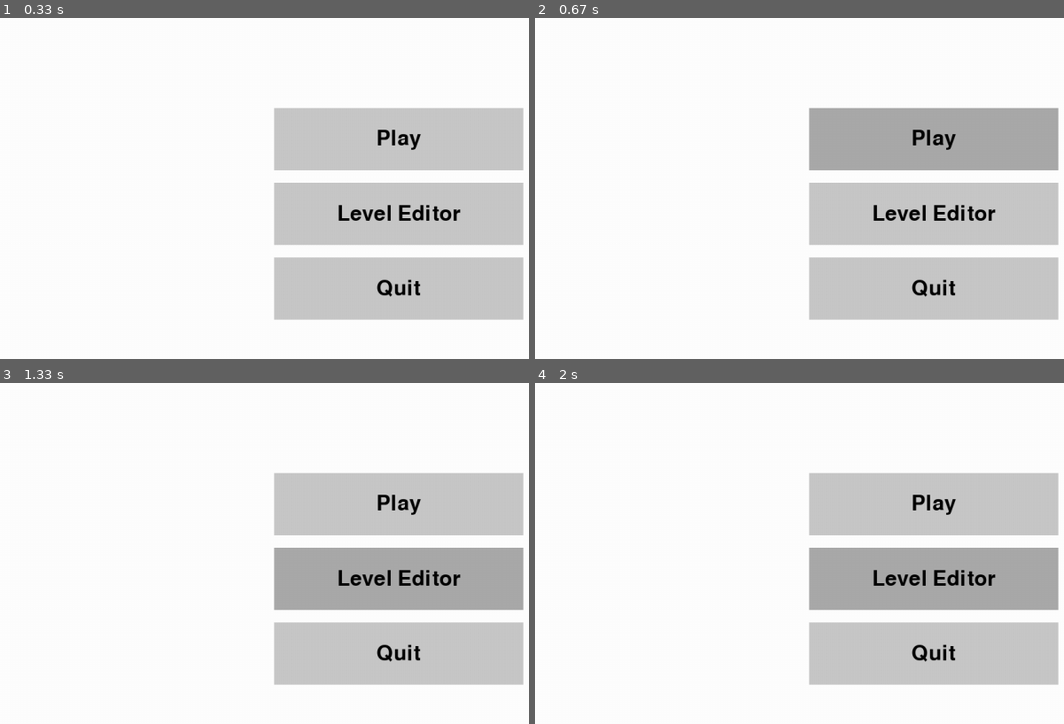
Above: before the commit, frames 1-4 (two rows, left to right).
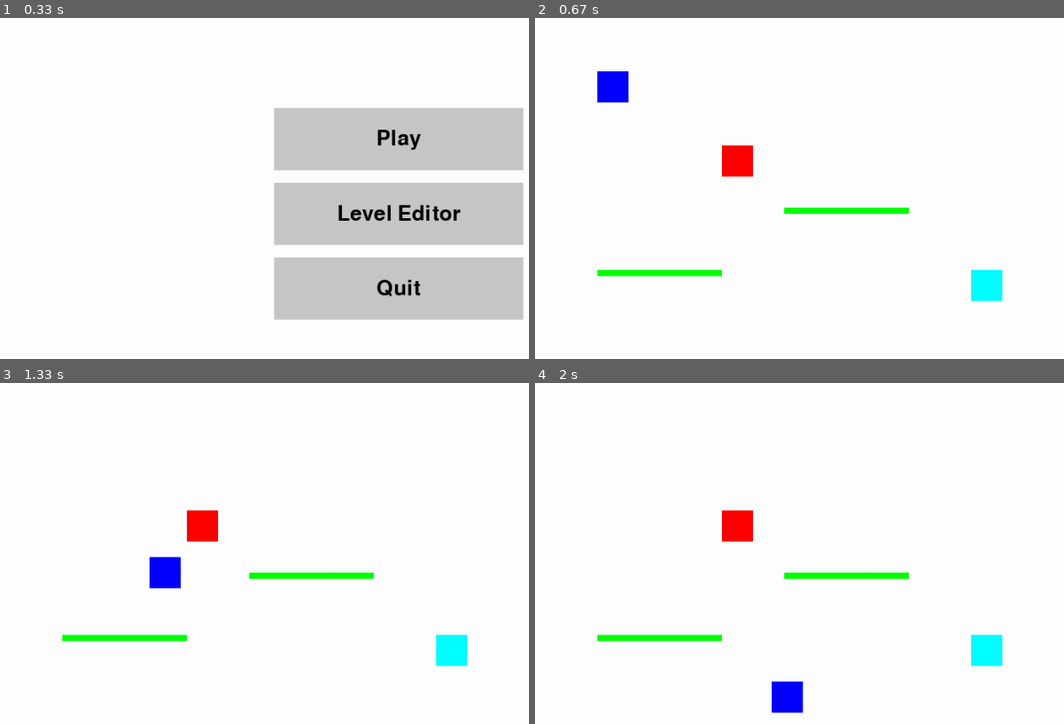
Above: after the commit, the same moments.

Repository: Kaweciak/SL_Game
Game: pygame game, started from MainMenu.py
Same seed, same stepped clock (60 frames per second), same inputs: the game is played once before the commit and once after it.
Inputs (mouse positions are in pixels of both pictures, inside the frame that each line leads up to):
- Up to frame 1 (0.33 s): no input
- Up to frame 2 (0.67 s): click "Play" at 0.38 s
- Up to frame 3 (1.33 s): hold Right 0.67-1.13 s; move the mouse to (370, 567) at 0.7 s; hold Up from 1.17 s (still down)
- Up to frame 4 (2 s): release Up at 1.47 s; hold Right 1.5-1.97 s

Frame 1 is identical in both runs. In frame 2, 28% of the frame differs, in the area x 11-99%, y 15-89%; in frame 3, 28%; in frame 4, 28%.

Commit message:
Added a game demo

Diff:
--- a/MainMenu.py
+++ b/MainMenu.py
@@ -1,5 +1,6 @@
 import pygame
 import sys
+import game
 
 pygame.init()
 
@@ -24,33 +25,36 @@
                         rect.y + (rect.height - label.get_height()) // 2))
 
 
-clock = pygame.time.Clock()
+def main_menu():
+    clock = pygame.time.Clock()
 
-play_button = pygame.Rect((WIDTH - BUTTON_WIDTH) // 2, HEIGHT // 3, BUTTON_WIDTH, BUTTON_HEIGHT)
-editor_button = pygame.Rect((WIDTH - BUTTON_WIDTH) // 2, HEIGHT // 2, BUTTON_WIDTH, BUTTON_HEIGHT)
-quit_button = pygame.Rect((WIDTH - BUTTON_WIDTH) // 2, HEIGHT * 2 // 3, BUTTON_WIDTH, BUTTON_HEIGHT)
+    play_button = pygame.Rect((WIDTH - BUTTON_WIDTH) // 2, HEIGHT // 3, BUTTON_WIDTH, BUTTON_HEIGHT)
+    editor_button = pygame.Rect((WIDTH - BUTTON_WIDTH) // 2, HEIGHT // 2, BUTTON_WIDTH, BUTTON_HEIGHT)
+    quit_button = pygame.Rect((WIDTH - BUTTON_WIDTH) // 2, HEIGHT * 2 // 3, BUTTON_WIDTH, BUTTON_HEIGHT)
 
-while True:
-    screen.fill(WHITE)
+    while True:
+        screen.fill(WHITE)
 
-    mouse_pos = pygame.mouse.get_pos()
+        mouse_pos = pygame.mouse.get_pos()
 
-    draw_button(screen, "Play", play_button, play_button.collidepoint(mouse_pos))
-    draw_button(screen, "Level Editor", editor_button, editor_button.collidepoint(mouse_pos))
-    draw_button(screen, "Quit", quit_button, quit_button.collidepoint(mouse_pos))
+        draw_button(screen, "Play", play_button, play_button.collidepoint(mouse_pos))
+        draw_button(screen, "Level Editor", editor_button, editor_button.collidepoint(mouse_pos))
+        draw_button(screen, "Quit", quit_button, quit_button.collidepoint(mouse_pos))
 
-    for event in pygame.event.get():
-        if event.type == pygame.QUIT:
-            pygame.quit()
-            sys.exit()
-        elif event.type == pygame.MOUSEBUTTONDOWN:
-            if play_button.collidepoint(event.pos):
-                print("Play button pressed")
-            elif editor_button.collidepoint(event.pos):
-                print("Level Editor button pressed")
-            elif quit_button.collidepoint(event.pos):
+        for event in pygame.event.get():
+            if event.type == pygame.QUIT:
                 pygame.quit()
                 sys.exit()
+            elif event.type == pygame.MOUSEBUTTONDOWN:
+                if play_button.collidepoint(event.pos):
+                    game.Game(main_menu).run()
+                elif editor_button.collidepoint(event.pos):
+                    print("Level Editor button pressed")
+                elif quit_button.collidepoint(event.pos):
+                    pygame.quit()
+                    sys.exit()
 
-    pygame.display.flip()
-    clock.tick(60)
+        pygame.display.flip()
+        clock.tick(60)
+
+main_menu()
--- /dev/null
+++ b/entities.py
@@ -0,0 +1,93 @@
+import pygame
+from enum import Enum
+
+class State(Enum):
+    PLAYING = 1
+    DEAD = 2
+    COMPLETE = 3
+
+class Player:
+    def __init__(self):
+        self.rect = pygame.Rect(100, 100, 50, 50)
+        self.velocity = pygame.Vector2(0, 0)
+        self.on_ground = False
+        self.spawn_point = pygame.Rect(100, 100, 50, 50)
+        self.state = State.PLAYING
+
+    def set_spawn_point(self, x, y):
+        self.spawn_point = pygame.Rect(x, y, 50, 50)
+        self.rect.topleft = self.spawn_point.topleft
+
+    def respawn(self):
+        self.rect.topleft = self.spawn_point.topleft
+        self.velocity = pygame.Vector2(0, 0)
+        self.state = State.PLAYING
+
+    def update(self, platforms, obstacles):
+        self.apply_gravity()
+        self.handle_input()
+        collision_result = self.handle_collisions(platforms, obstacles)
+        if collision_result == State.DEAD:
+            self.state = State.DEAD
+        else:
+            self.check_bounds()
+        return self.state
+
+    def apply_gravity(self):
+        if not self.on_ground:
+            self.velocity.y += 0.5  # Gravity
+        else:
+            self.velocity.y = 0
+
+    def handle_input(self):
+        keys = pygame.key.get_pressed()
+        if keys[pygame.K_LEFT]:
+            self.rect.x -= 5
+        if keys[pygame.K_RIGHT]:
+            self.rect.x += 5
+        if keys[pygame.K_UP] and self.on_ground:
+            self.velocity.y = -10
+
+    def handle_collisions(self, platforms, obstacles):
+        self.on_ground = False
+        self.rect.y += self.velocity.y
+        for platform in platforms:
+            if self.rect.colliderect(platform.rect):
+                if self.velocity.y > 0:
+                    self.rect.bottom = platform.rect.top
+                    self.on_ground = True
+                elif self.velocity.y < 0:
+                    self.rect.top = platform.rect.bottom
+                self.velocity.y = 0
+        for obstacle in obstacles:
+            if self.rect.colliderect(obstacle.rect):
+                self.state = State.DEAD
+        return self.state
+
+    def check_bounds(self):
+        if self.rect.top > pygame.display.get_surface().get_height():
+            self.state = State.DEAD
+
+    def render(self, screen):
+        pygame.draw.rect(screen, (0, 0, 255), self.rect)
+
+class Platform:
+    def __init__(self, x, y, width, height):
+        self.rect = pygame.Rect(x, y, width, height)
+
+    def render(self, screen):
+        pygame.draw.rect(screen, (0, 255, 0), self.rect)
+
+class Obstacle:
+    def __init__(self, x, y, width, height):
+        self.rect = pygame.Rect(x, y, width, height)
+
+    def render(self, screen):
+        pygame.draw.rect(screen, (255, 0, 0), self.rect)
+
+class FinishPoint:
+    def __init__(self, x, y, width, height):
+        self.rect = pygame.Rect(x, y, width, height)
+
+    def render(self, screen):
+        pygame.draw.rect(screen, (0, 255, 255), self.rect)
--- /dev/null
+++ b/game.py
@@ -0,0 +1,100 @@
+import pygame
+from entities import Player, Platform, Obstacle, FinishPoint, State
+
+class Game:
+    def __init__(self, main_menu_callback):
+        self.screen = pygame.display.set_mode((0, 0), pygame.FULLSCREEN)
+        self.clock = pygame.time.Clock()
+        self.player = Player()
+        self.platforms = [Platform(100, 500, 200, 10), Platform(400, 400, 200, 10)]
+        self.obstacles = [Obstacle(300, 300, 50, 50)]
+        self.start_point = (100, 100)
+        self.finish_point = FinishPoint(700, 500, 50, 50)
+        self.game_state = State.PLAYING
+        self.main_menu_callback = main_menu_callback
+
+    def reset_level(self):
+        self.player.set_spawn_point(*self.start_point)
+        self.player.respawn()
+
+    def run(self):
+        self.reset_level()
+        while True:
+            for event in pygame.event.get():
+                if event.type == pygame.QUIT:
+                    pygame.quit()
+                    return
+
+            if self.game_state == State.PLAYING:
+                self.update()
+                self.render()
+            elif self.game_state == State.DEAD:
+                self.show_message("You died!", ["Retry", "Quit"], self.handle_death_choice)
+            elif self.game_state == State.COMPLETE:
+                self.show_message("Level Complete!", ["Retry", "Quit"], self.handle_complete_choice)
+
+            self.clock.tick(60)
+
+    def update(self):
+        self.game_state = self.player.update(self.platforms, self.obstacles)
+        if self.player.rect.colliderect(self.finish_point.rect):
+            self.game_state = State.COMPLETE
+
+    def render(self):
+        self.screen.fill((255, 255, 255))
+        for platform in self.platforms:
+            platform.render(self.screen)
+        for obstacle in self.obstacles:
+            obstacle.render(self.screen)
+        self.finish_point.render(self.screen)
+        self.player.render(self.screen)
+        pygame.display.flip()
+
+    def show_message(self, message, options, callback):
+        font = pygame.font.Font(None, 74)
+        text = font.render(message, True, (0, 0, 0))
+        text_rect = text.get_rect(center=(self.screen.get_width() // 2, self.screen.get_height() // 2 - 50))
+
+        self.screen.fill((255, 255, 255))
+        self.screen.blit(text, text_rect)
+
+        button_font = pygame.font.Font(None, 50)
+        button_texts = [button_font.render(opt, True, (0, 0, 0)) for opt in options]
+        button_rects = [text.get_rect(center=(self.screen.get_width() // 2, self.screen.get_height() // 2 + 50 * (i + 1))) for i, text in enumerate(button_texts)]
+
+        for button_text, button_rect in zip(button_texts, button_rects):
+            pygame.draw.rect(self.screen, (0, 0, 0), button_rect.inflate(20, 10), 2)
+            self.screen.blit(button_text, button_rect)
+
+        pygame.display.flip()
+
+        choosing = True
+        while choosing:
+            for event in pygame.event.get():
+                if event.type == pygame.QUIT:
+                    pygame.quit()
+                    return
+                elif event.type == pygame.MOUSEBUTTONDOWN:
+                    pos = pygame.mouse.get_pos()
+                    for i, button_rect in enumerate(button_rects):
+                        if button_rect.collidepoint(pos):
+                            callback(i)
+                            choosing = False
+
+    def handle_death_choice(self, choice):
+        if choice == 0:  # Retry
+            self.reset_level()
+            self.game_state = State.PLAYING
+        elif choice == 1:  # Quit
+            self.main_menu_callback()
+
+    def handle_complete_choice(self, choice):
+        if choice == 0:  # Retry
+            self.reset_level()
+            self.game_state = State.PLAYING
+        elif choice == 1:  # Quit
+            self.main_menu_callback()
+
+if __name__ == '__main__':
+    from MainMenu import main_menu
+    Game(main_menu).run()
Not shown, changed: ProjektJS.pyproj
